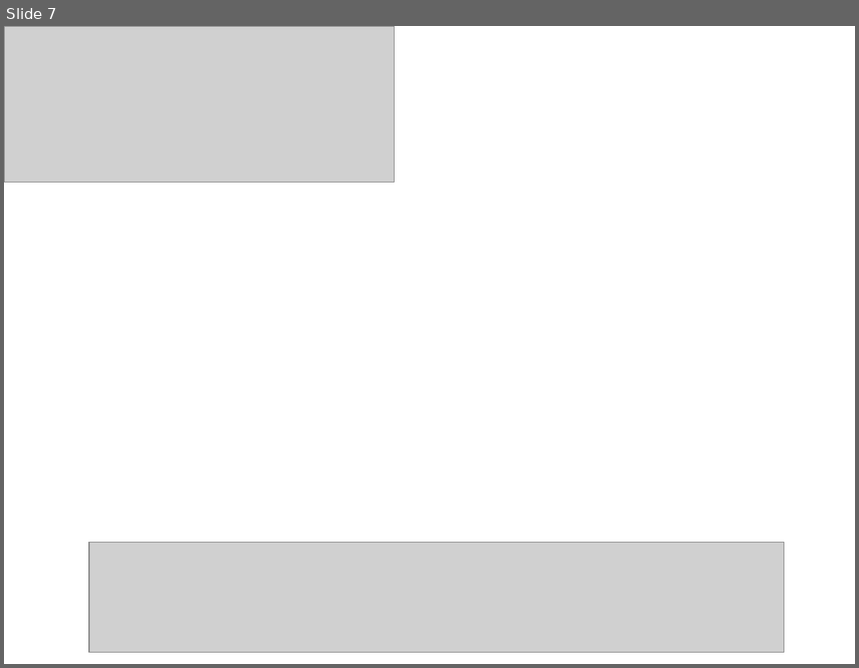
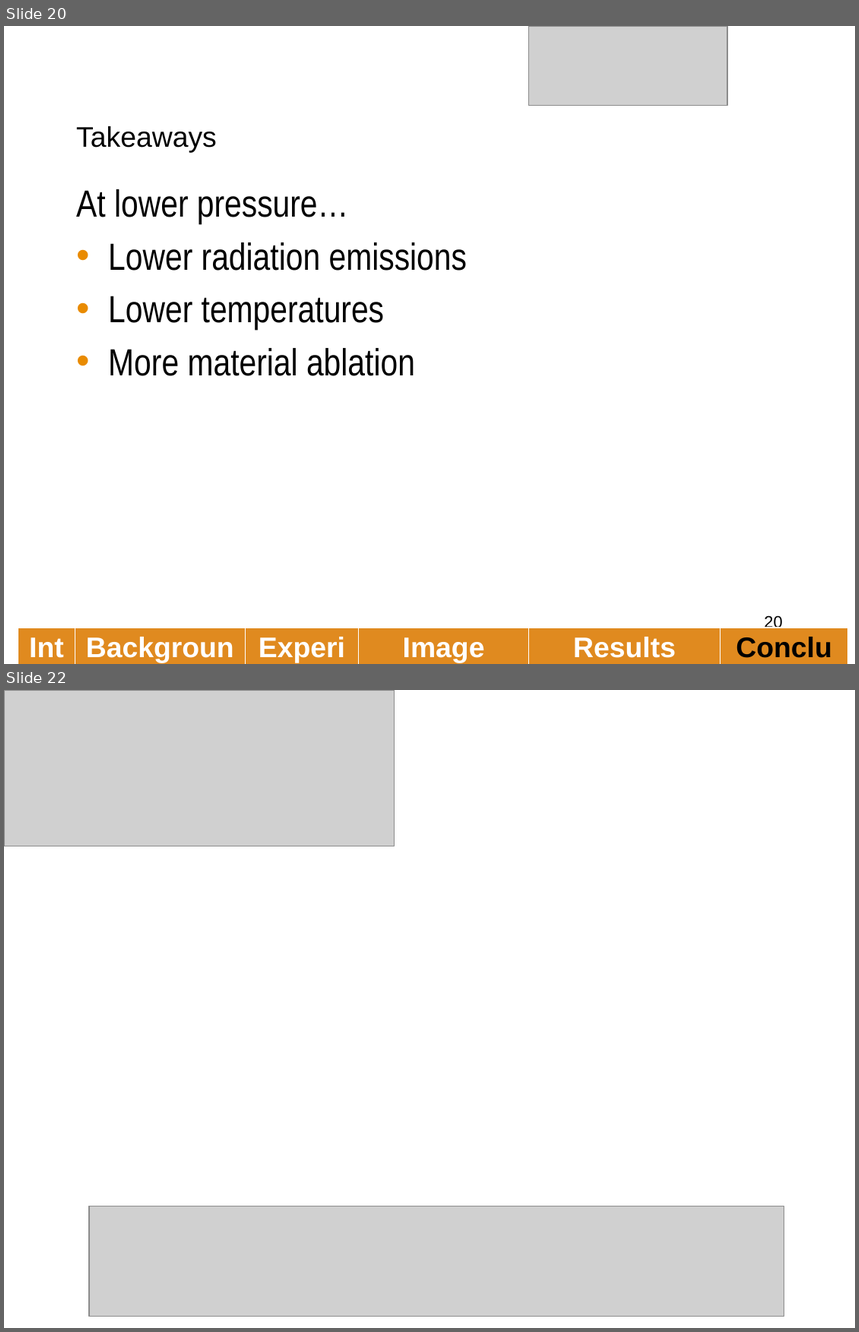
Before and after one commit to caplanda/Spark-Kernels-SciTech-Presentation, a slide deck: Spark Kernels v1.pptx. Shown one above the other, each under a label of ours: slide 7 before the commit, slides 20 and 22 after it; the slides between them are not shown. The pictures are 859x668 and 859x1332 pixels, drawn with LibreOffice and Linux fonts; fonts in the diff are those of the drawing; grey boxes stand for pictures; background and template pictures are left out. Boxes give left, top, right and bottom in pixels: in the first picture for what was removed or moved away, otherwise in the second. Text is boxed around its words. In the diff, an @@ line names an element or a change of style, - is before the commit and + after.

```diff
--- a/Spark Kernels v1.pptx
+++ b/Spark Kernels v1.pptx
@@ slide 20 added at bbox=[4, 26, 855, 664], background picture (left out) @@
@@ picture added at bbox=[529, 26, 728, 105] @@
@@ title added at bbox=[76, 126, 217, 153], 24 pt, text #000000 @@
+Takeaways
@@ text added at bbox=[76, 189, 467, 376], 32 pt, text #000000 @@
+At lower pressure…
+• Lower radiation emissions
+• Lower temperatures
+• More material ablation
@@ page number added at bbox=[764, 617, 782, 632], 14 pt, text #000000 @@
+20
@@ table added at bbox=[18, 628, 848, 664], 1 rows, 6 columns @@
+Intro | Background | Experiment | Image Processing | Results | Conclusions
@@ what was slide 7 is now slide 22 @@
```
Also in this commit, not shown: 5 slides changed, 15 other slides added, 2 other files.
